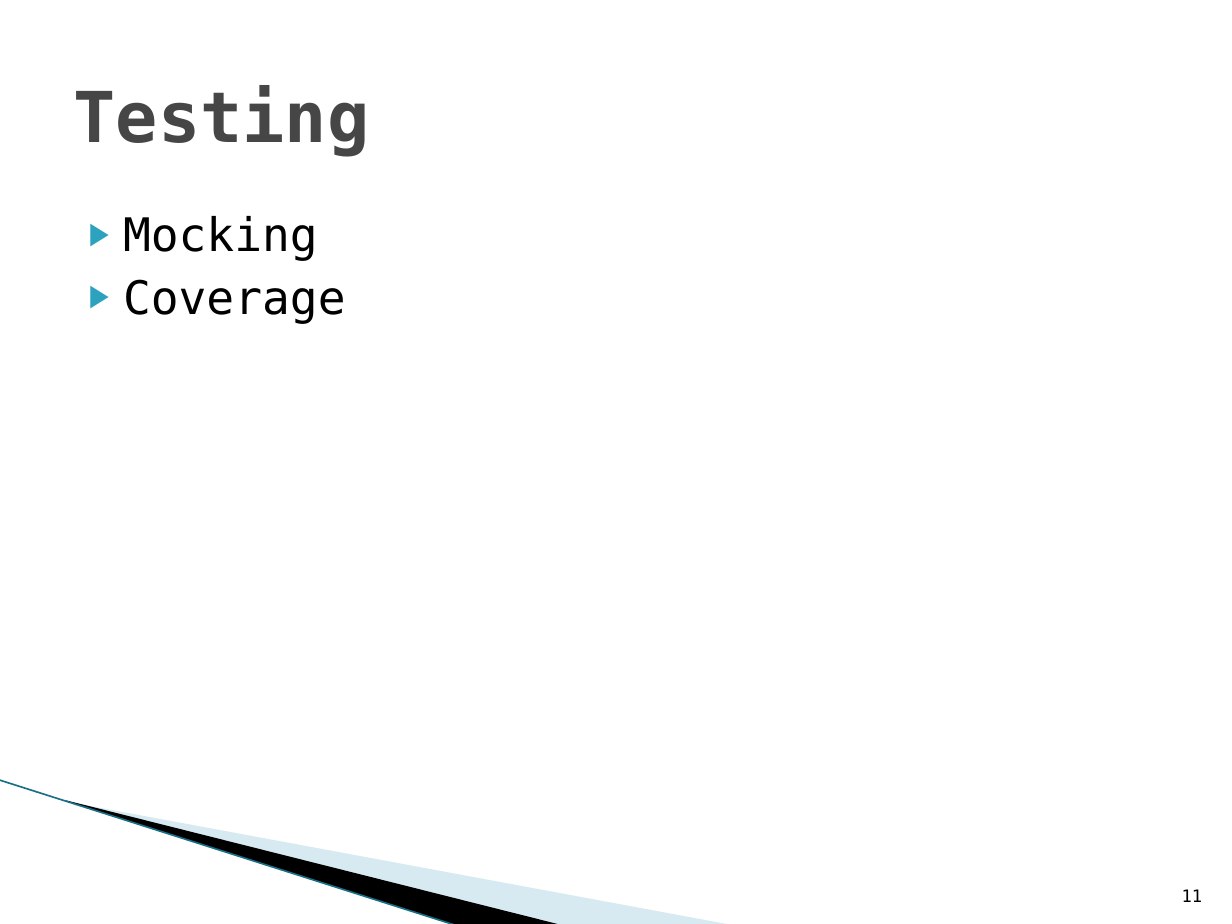
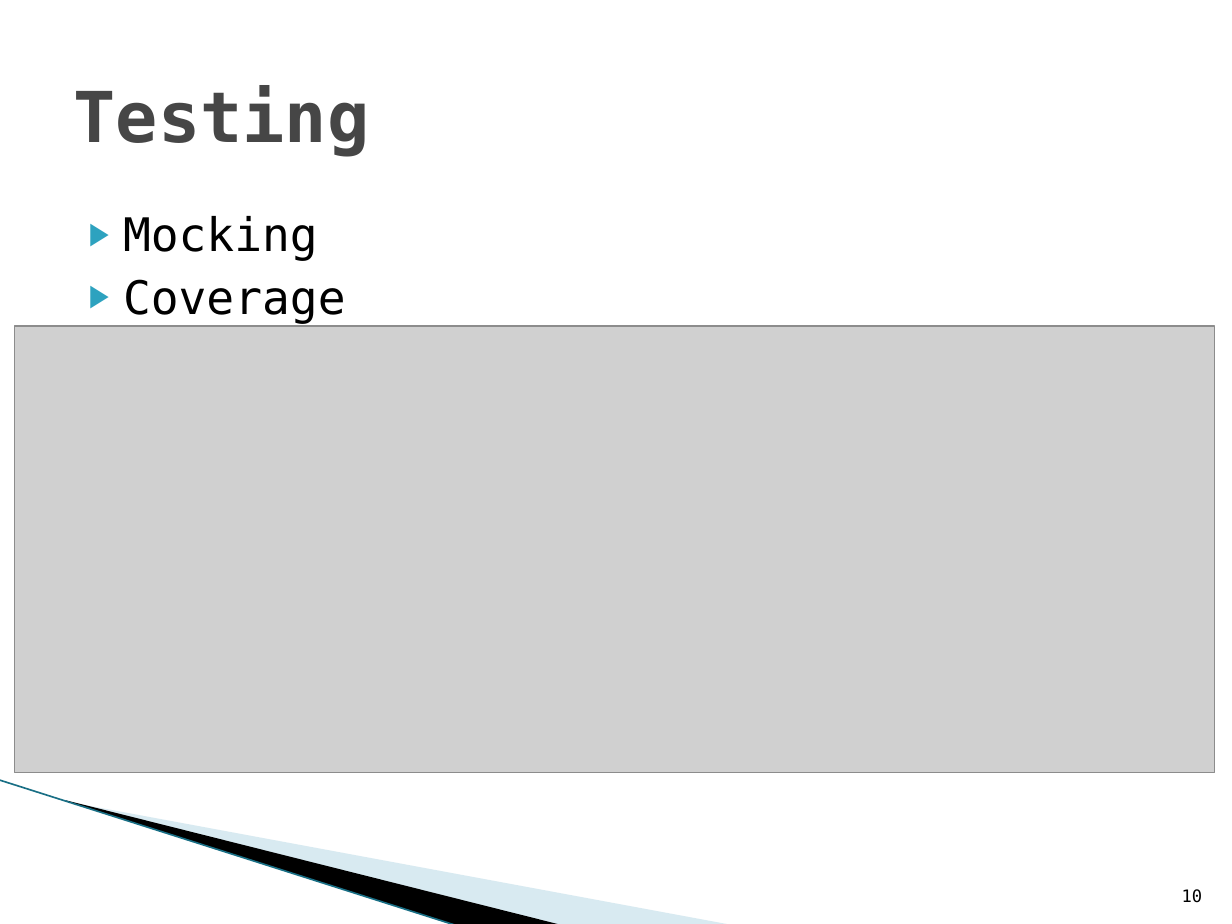
Before and after one commit to WoutV/OSS_1415, a slide deck: slide 10 of Presentatie/iteratie2.pptx (slide 11 before the commit). Drawn at 1232x924 pixels with LibreOffice and Linux fonts; fonts in the diff are those of the drawing; grey boxes stand for pictures; background and template pictures are left out. Boxes give left, top, right and bottom in pixels: in the first picture for what was removed or moved away, otherwise in the second. Text is boxed around its words. In the diff, an @@ line names an element or a change of style, - is before the commit and + after.

```diff
--- a/Presentatie/iteratie2.pptx
+++ b/Presentatie/iteratie2.pptx
@@ picture added at [15, 326, 1215, 772] @@
@@ page number at [1182, 889, 1203, 903]: text changed @@
-11
+10
```
Also in this commit, not shown: 4 other slides changed, 7 slides added, 5 slides removed.
